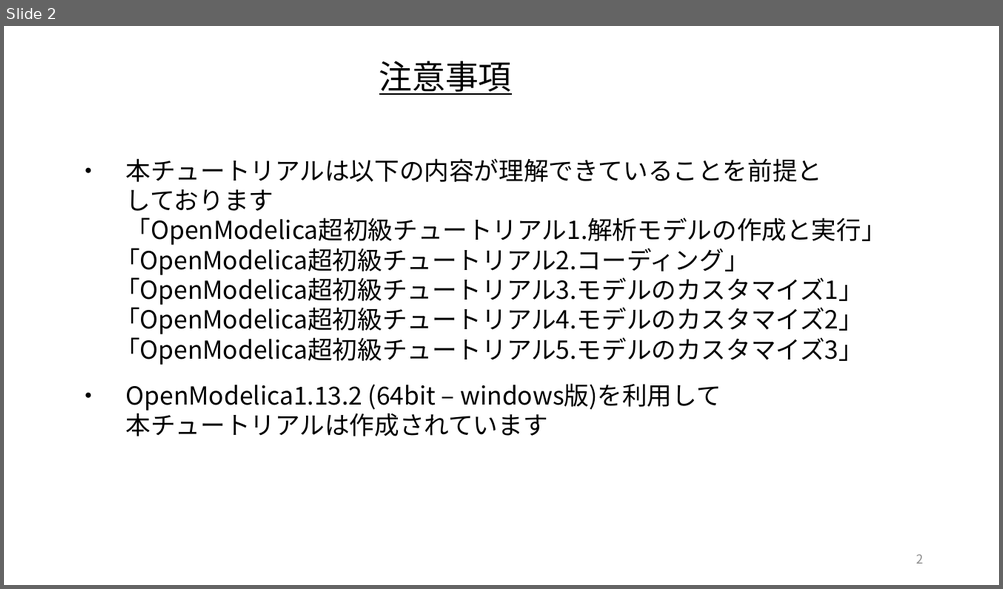
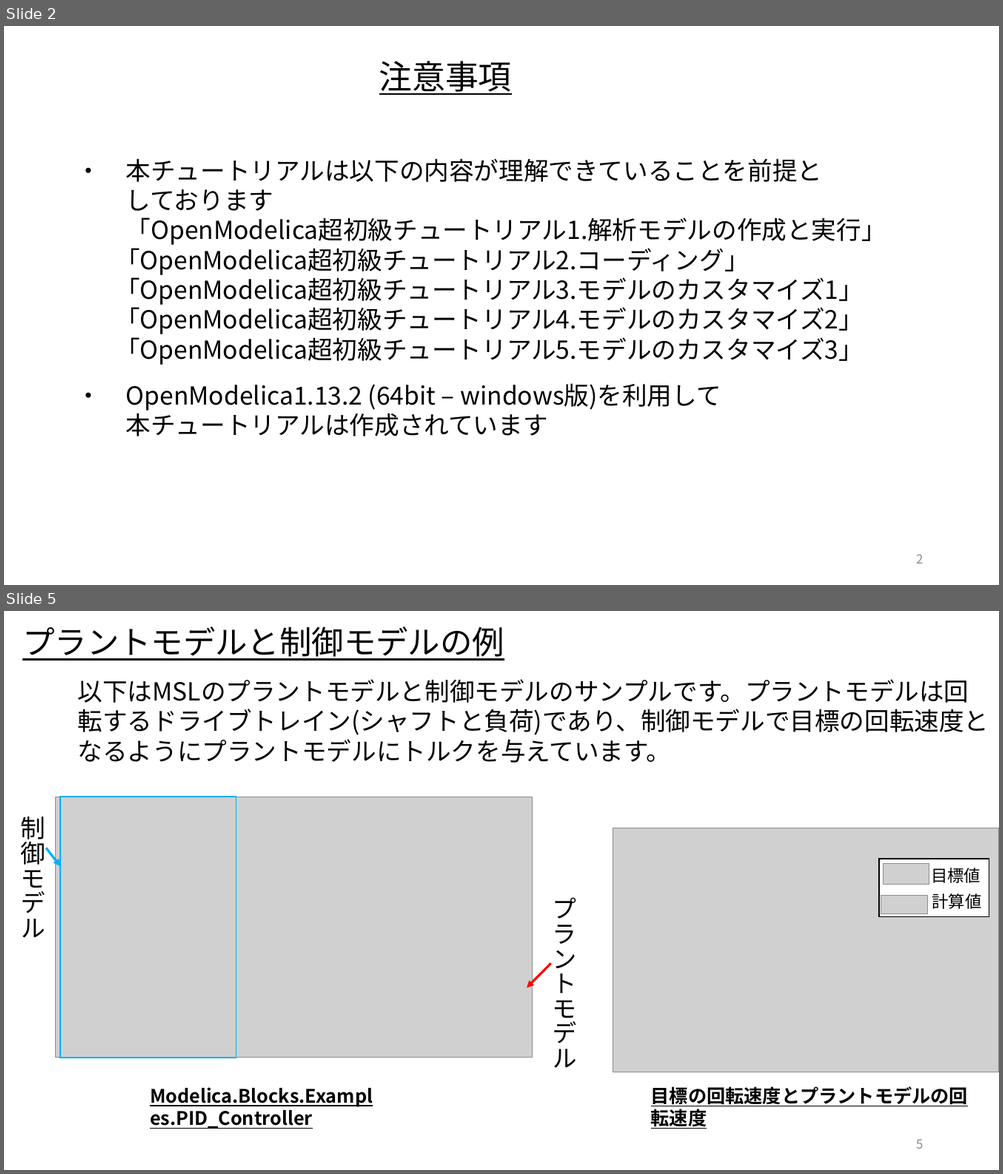
Before and after one commit to UedaShigenori/OpenModelica_Tutorials_Ja, a slide deck: Dev/7_PhysicsDomainModel/OpenModelica_Tutorials_7_PlantModel.pptx. Shown one above the other, each under a label of ours: slide 2 before the commit, slides 2 and 5 after it; the slides between them are not shown. The pictures are 1003x589 and 1003x1174 pixels, drawn with LibreOffice and Linux fonts; fonts in the diff are those of the drawing; grey boxes stand for pictures. Boxes give left, top, right and bottom in pixels: in the first picture for what was removed or moved away, otherwise in the second. Text is boxed around its words. In the diff, an @@ line names an element or a change of style, - is before the commit and + after.

Commit message:
作成中のプラントモデル資料をアップ

```diff
--- a/Dev/7_PhysicsDomainModel/OpenModelica_Tutorials_7_PlantModel.pptx
+++ b/Dev/7_PhysicsDomainModel/OpenModelica_Tutorials_7_PlantModel.pptx
@@ slide 5 added at (4,611,999,1170), background #FFFFFF @@
@@ text added at (22,627,504,661), 31 pt, text #000000, underline @@
+プラントモデルと制御モデルの例
@@ text added at (78,679,989,763), 24 pt, text #000000 @@
+以下はMSLのプラントモデルと制御モデルのサンプルです。プラントモデルは回転するドライブトレイン(シャフトと負荷)であり、制御モデルで目標の回転速度となるようにプラントモデルにトルクを与えています。
@@ rectangle added at (60,797,236,1058), outline #00B0F0 1 pt @@
@@ picture added at (613,828,999,1072) @@
@@ rectangle added at (879,859,989,917), fill #FFFFFF, outline #000000 1 pt @@
@@ group added at (21,797,578,1129): 3 texts, 2 arrows, 1 picture @@
+Modelica.Blocks.Examples.PID_Controller
+制御モデル
+プラントモデル
@@ group added at (881,863,982,914): 2 pictures, 2 texts @@
+目標値
+計算値
@@ text added at (651,1087,967,1130), 18 pt, text #000000, bold, underline @@
+目標の回転速度とプラントモデルの回転速度
@@ page number added at (916,1140,922,1149), 12 pt, text #8C8C8C @@
+5
```
Also in this commit, not shown: 7 slides changed, 59 other slides added, 1 slide removed.
